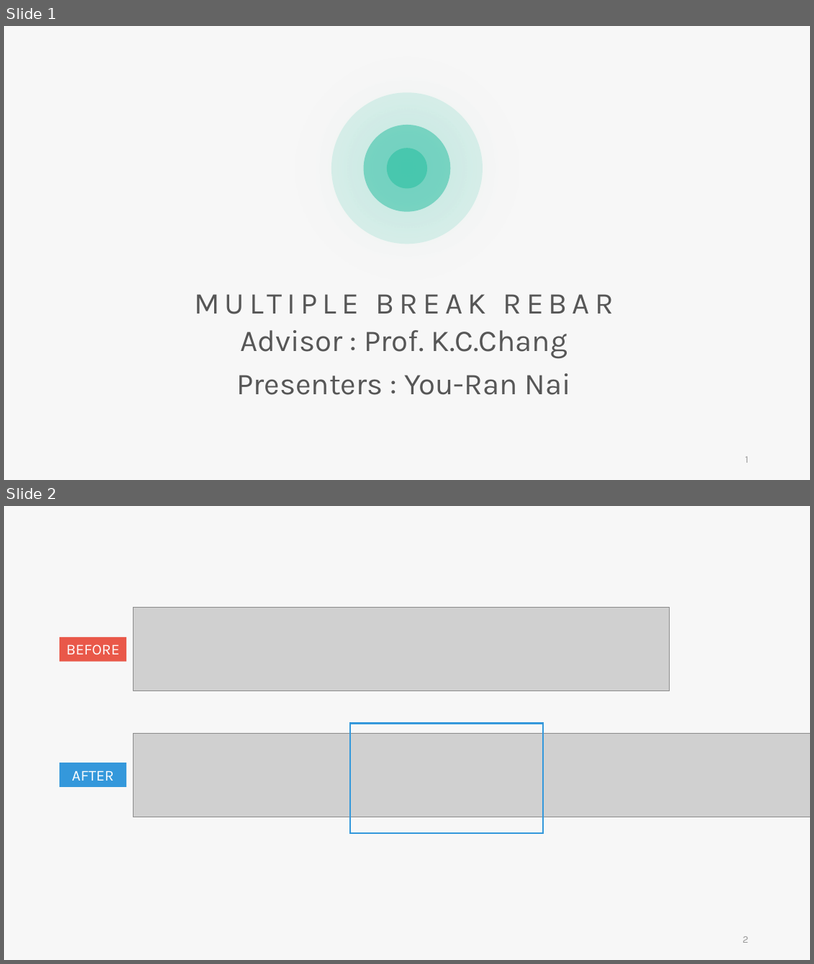
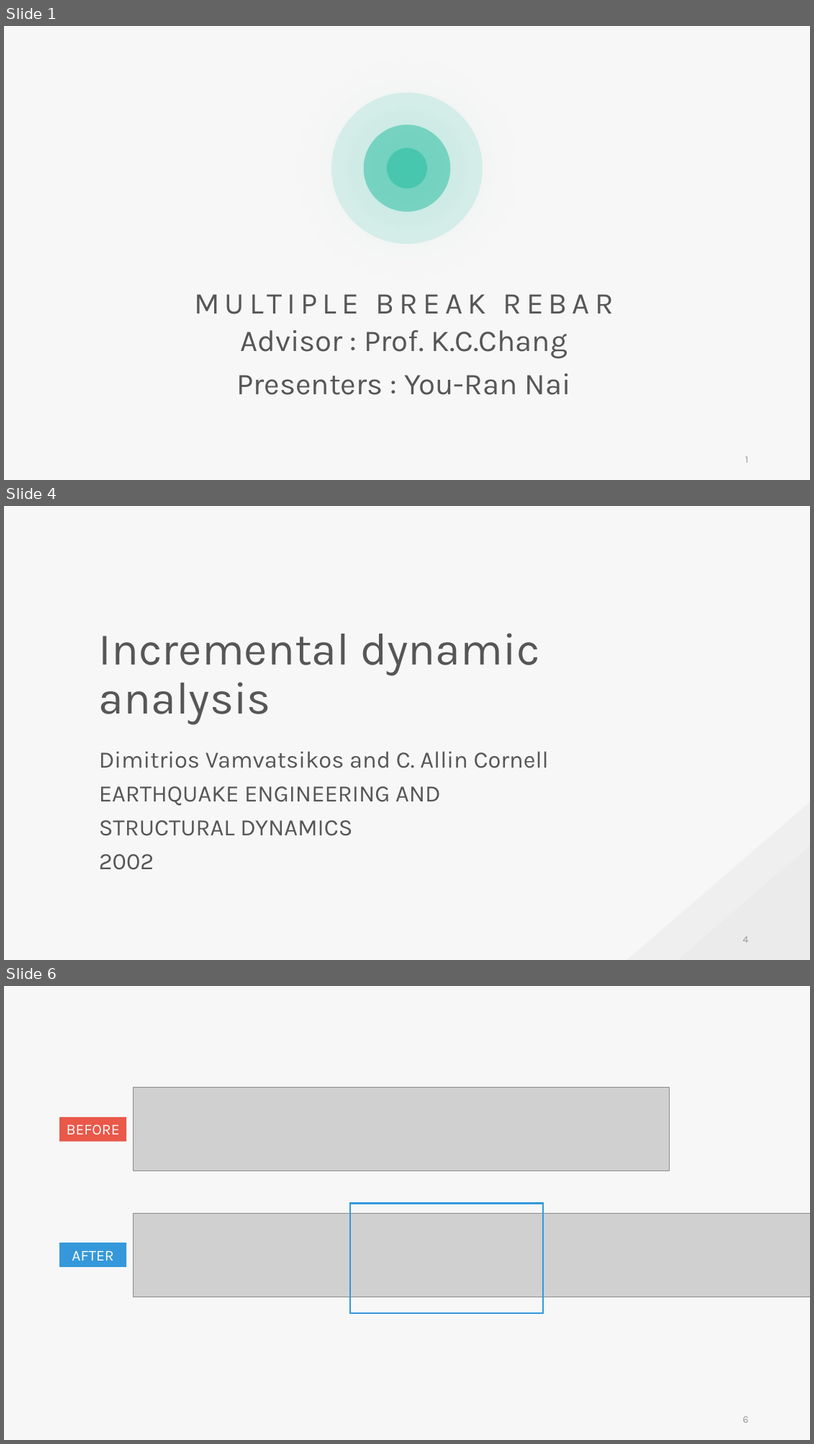
Before and after one commit to skyran1278/VbaProject, a slide deck: 20180126_SmartSplice/20180920_Meeting/20180920 Meeting.pptx. Shown one above the other, each under a label of ours: slides 1 and 2 before the commit, slides 1, 4 and 6 after it; the slides between them are not shown. The pictures are 814x964 and 814x1444 pixels, drawn with LibreOffice and Linux fonts; fonts in the diff are those of the drawing; grey boxes stand for pictures. Boxes give left, top, right and bottom in pixels: in the first picture for what was removed or moved away, otherwise in the second. Text is boxed around its words. In the diff, an @@ line names an element or a change of style, - is before the commit and + after.

```diff
--- a/20180126_SmartSplice/20180920_Meeting/20180920 Meeting.pptx
+++ b/20180126_SmartSplice/20180920_Meeting/20180920 Meeting.pptx
@@ slide 4 added at bbox=[4, 506, 810, 960], background #F7F7F7 @@
@@ text added at bbox=[99, 633, 540, 725], 54 pt, text #565656 @@
+Incremental dynamic analysis
@@ text added at bbox=[99, 751, 549, 870], 28 pt, text #565656 @@
+Dimitrios Vamvatsikos and C. Allin Cornell
+EARTHQUAKE ENGINEERING AND STRUCTURAL DYNAMICS
+2002
@@ triangle added at bbox=[627, 802, 810, 960], fill #919191 at 7% opacity @@
@@ triangle added at bbox=[678, 845, 810, 960], fill #919191 at 4% opacity @@
@@ page number added at bbox=[743, 936, 749, 942], 12 pt, text #9A9A9A @@
+4
@@ what was slide 2 is now slide 6 @@
@@ page number at bbox=[743, 1416, 749, 1422]: text changed @@
-2
+6
```
Also in this commit, not shown: 3 slides changed, 4 other slides added.
